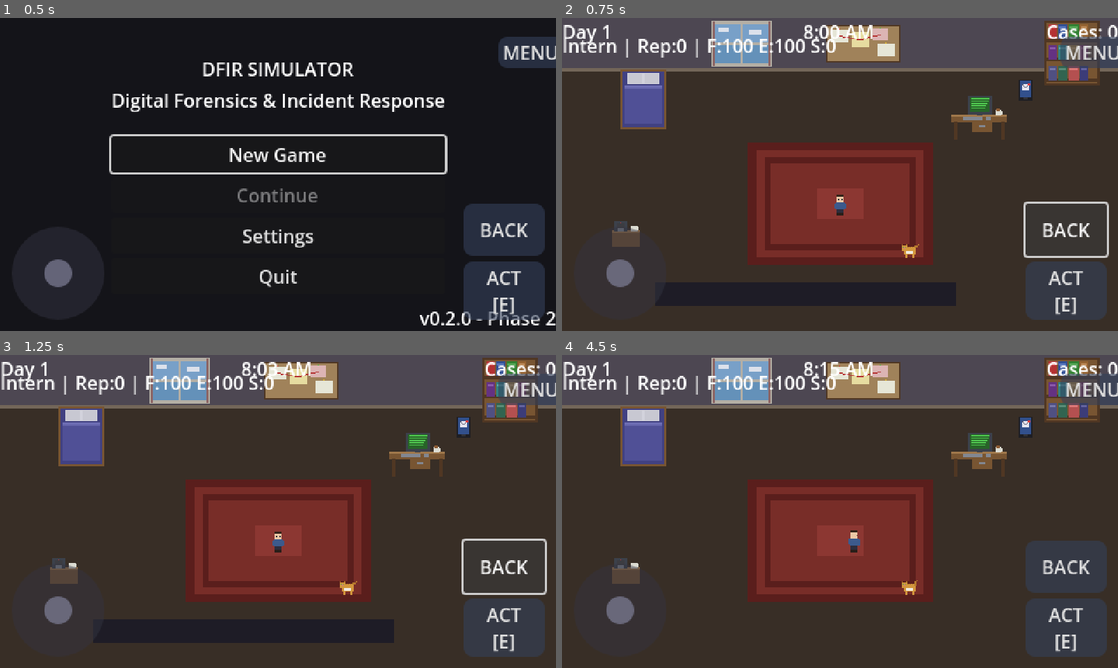
Above: before the commit, frames 1-4 (two rows, left to right).
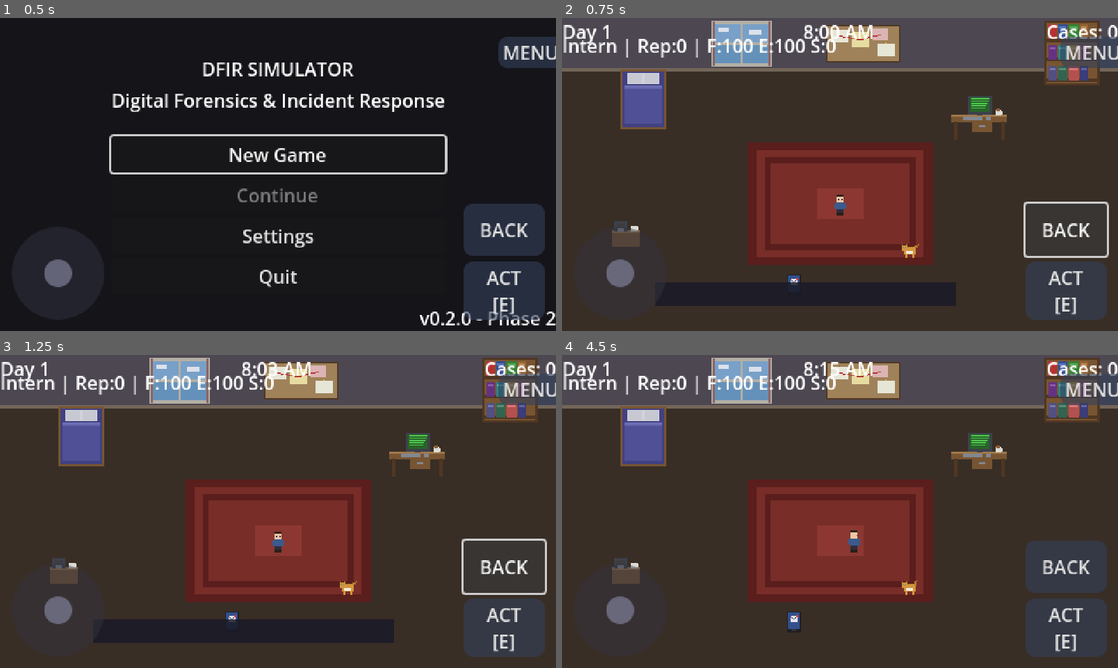
Above: after the commit, the same moments.

Repository: jbeley/dfir-godot
Game: Godot game, scene res://src/scenes/main_menu/main_menu.tscn
The game is run twice, just before and just after one commit, with the same random seed, the same clock (stepped at 60 frames per second) and the same inputs. Sound files missing from this copy of the repository are replaced by a short silence.
Inputs (mouse positions are in pixels of both pictures, inside the frame that each line leads up to):
- Up to frame 1 (0.5 s): no input
- Up to frame 2 (0.75 s): click "BACK" at 0.5 s
- Up to frame 3 (1.25 s): no input
- Up to frame 4 (4.5 s): click "BACK" at 1.25 s; click "ACT [E]" at 2 s; click "MENU" at 2.75 s; click "Resume" at 3.5 s; tap Enter (ui_accept) at 4.25 s; move the mouse to (962, 495) at 4.27 s; hold D (move_right) from 4.28 s (still down); hold E (interact) from 4.28 s (still down); click (962, 495) at 4.42 s

Frame 1 is identical in both runs. In frame 2, 0.2% of the frame differs, in the area x 40-85%, y 19-86%; in frame 3, 0.2%; in frame 4, 0.3%, in the area x 40-85%, y 19-89%.

Commit message:
fix: QA bugs - settings crash, phone unreachable, hayabusa tier
QA Run 1 - Menu navigation:
  - Settings escape: set_input_as_handled() called after _on_back()
    frees the scene = "Condition !is_inside_tree() is true" error.
    Fixed by swapping order (handle input before changing scene).
  - Same fix for evidence board.

QA Run 3 - Terminal commands:
  - hayabusa required Junior Analyst but tutorial ransomware case
    REQUIRES hayabusa for Windows Event Log analysis. Players locked
    out of completing their first case. Changed to Intern tier.

QA Run 4 - Dialogue flow:
  - Phone hotspot at (400, 62) was directly above the desk hotspot
    (360, 85) and blocked by the new desk collision. Player couldn't
    physically walk to the phone - desk hotspot always captured first.
  - Moved phone to (200, 230) - bottom left of rug, no conflicts.
  - Verified: dialogue with portrait + choices + advancement works.

QA Run 5 - Full case flow verified:
  - Walk to desk -> terminal opens
  - All commands work (help, ls, cat, grep, hayabusa, ioc, timeline, technique)
  - submit produces graded report with reputation earned
  - Stats decay realistically during investigation

Also fixed UI overlap: interaction prompt moved from y=200 to y=180
so it doesn't overlap with notification bar at y=228.

https://claude.ai/code/session_012KjAGV9HwsNLnUB9PY2fQ5

Diff:
--- a/src/scenes/evidence_board/evidence_board.gd
+++ b/src/scenes/evidence_board/evidence_board.gd
@@ -42,8 +42,8 @@
 
 func _unhandled_input(event: InputEvent) -> void:
 	if event.is_action_pressed("pause_game") or event.is_action_pressed("ui_cancel"):
+		get_viewport().set_input_as_handled()
 		_on_back()
-		get_viewport().set_input_as_handled()
 
 
 func _on_add_ioc() -> void:
--- a/src/scenes/office/office.tscn
+++ b/src/scenes/office/office.tscn
@@ -98,7 +98,7 @@
 texture = ExtResource("6_coffee")
 
 [node name="Phone" type="Sprite2D" parent="Furniture"]
-position = Vector2(400, 62)
+position = Vector2(200, 230)
 texture_filter = 0
 texture = ExtResource("7_phone")
 
@@ -153,7 +153,7 @@
 shape = SubResource("shape_coffee")
 
 [node name="Phone" type="Area2D" parent="Hotspots" groups=["hotspots"]]
-position = Vector2(400, 62)
+position = Vector2(200, 230)
 
 [node name="Shape" type="CollisionShape2D" parent="Hotspots/Phone"]
 shape = SubResource("shape_phone")
@@ -184,10 +184,10 @@
 anchor_left = 0.5
 anchor_right = 0.5
 offset_left = -90.0
-offset_top = 200.0
+offset_top = 180.0
 offset_right = 90.0
-offset_bottom = 220.0
-color = Color(0.05, 0.1, 0.2, 0.85)
+offset_bottom = 198.0
+color = Color(0.05, 0.1, 0.25, 0.9)
 
 [node name="InteractionLabel" type="Label" parent="UI"]
 visible = false
@@ -195,9 +195,9 @@
 anchor_left = 0.5
 anchor_right = 0.5
 offset_left = -88.0
-offset_top = 201.0
+offset_top = 181.0
 offset_right = 88.0
-offset_bottom = 219.0
+offset_bottom = 197.0
 text = "[E] Interact"
 horizontal_alignment = 1
 
--- a/src/scenes/settings/settings_menu.gd
+++ b/src/scenes/settings/settings_menu.gd
@@ -51,8 +51,8 @@
 
 func _unhandled_input(event: InputEvent) -> void:
 	if event.is_action_pressed("pause_game") or event.is_action_pressed("ui_cancel"):
+		get_viewport().set_input_as_handled()
 		_on_back()
-		get_viewport().set_input_as_handled()
 
 
 func _save_settings() -> void:
--- a/src/scenes/workstation/terminal/commands/cmd_hayabusa.gd
+++ b/src/scenes/workstation/terminal/commands/cmd_hayabusa.gd
@@ -92,7 +92,7 @@
 
 
 func get_min_tier() -> int:
-	return 1  # Junior Analyst
+	return 0  # Intern - needed for tutorial case
 
 
 func execute(args: PackedStringArray, _piped_input: String = "") -> String:
